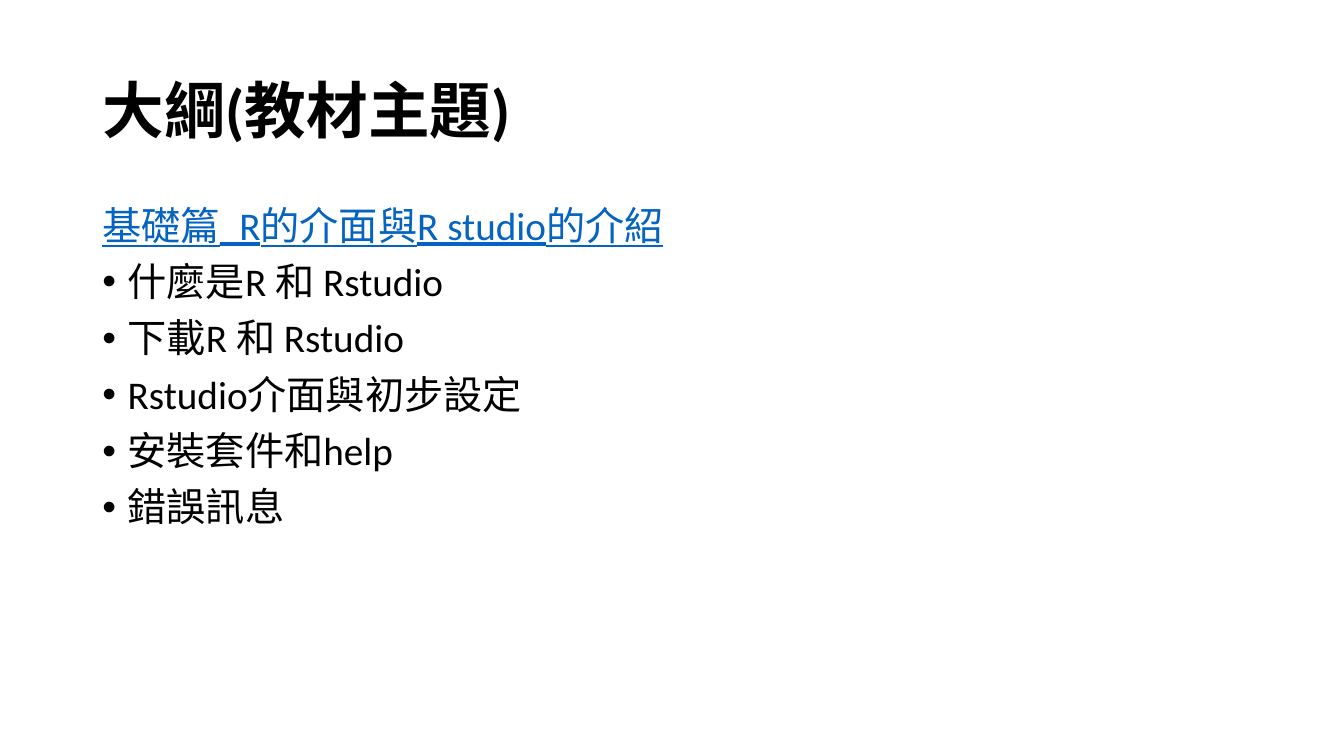
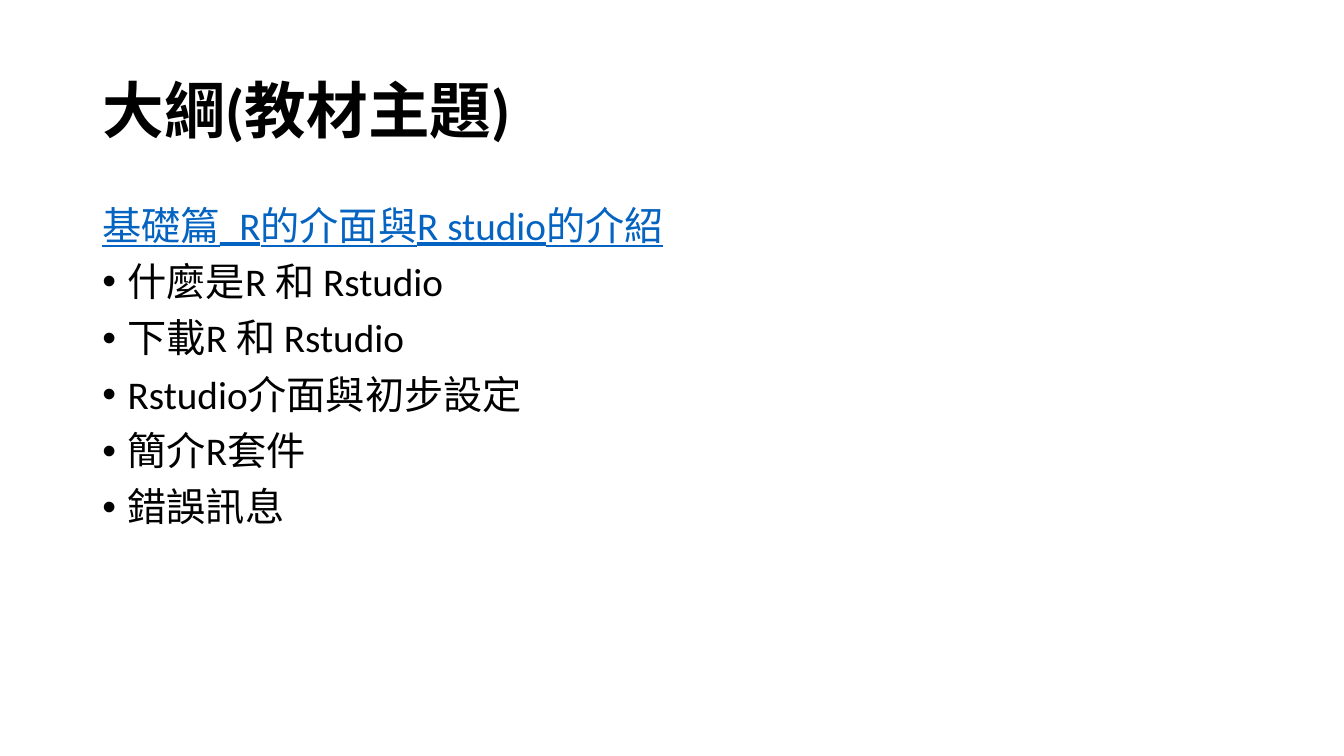
Before and after one commit to qbiexyz/R-for-NGO, a slide deck: slide 2 of ppt/基礎篇1_R 與R studio的介紹.pptx. Drawn at 1344x756 pixels with LibreOffice and Linux fonts; fonts in the diff are those of the drawing. Boxes give left, top, right and bottom in pixels: in the first picture for what was removed or moved away, otherwise in the second. Text is boxed around its words. In the diff, an @@ line names an element or a change of style, - is before the commit and + after.

```diff
--- a/ppt/基礎篇1_R 與R studio的介紹.pptx
+++ b/ppt/基礎篇1_R 與R studio的介紹.pptx
@@ text at <box>128,432,306,469</box>: text changed @@
-• 安裝套件和help
+• 簡介R套件
```
Also in this commit, not shown: 3 other slides changed, 10 slides added, 1 slide removed, 32 other files.
